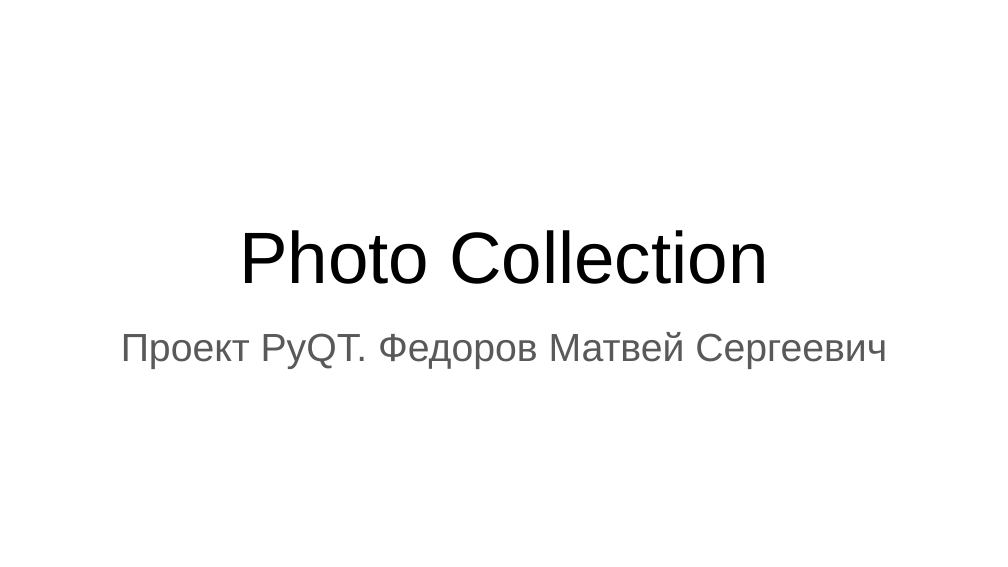
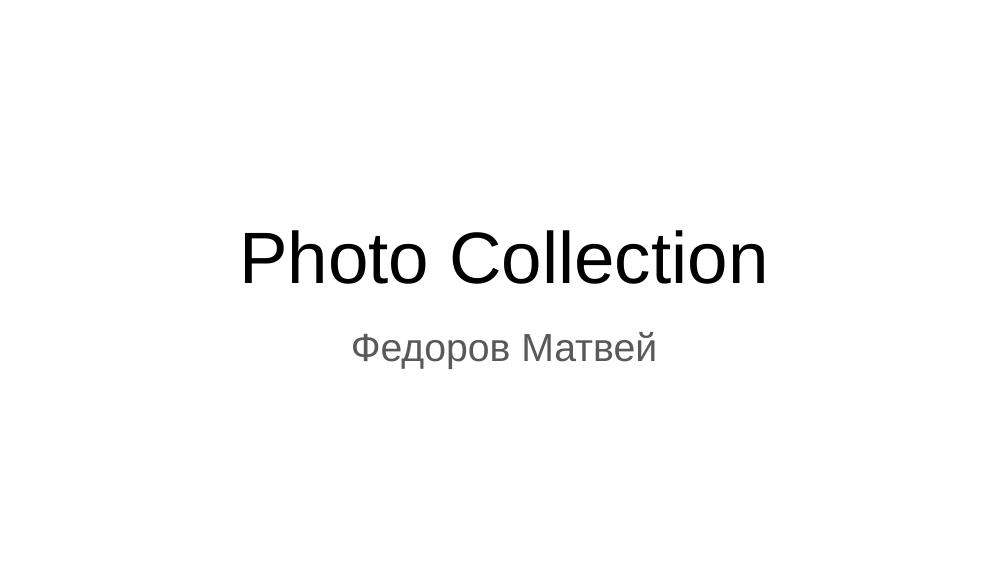
Before and after one commit to Mooro869/PhotoCollection, a slide deck: slide 1 of Презентация Photo Collection.pptx. Drawn at 1008x567 pixels with LibreOffice and Linux fonts; fonts in the diff are those of the drawing. Boxes give left, top, right and bottom in pixels: in the first picture for what was removed or moved away, otherwise in the second. Text is boxed around its words. In the diff, an @@ line names an element or a change of style, - is before the commit and + after.

Commit message:
Изменение интерфейса дополнительных окон Переделана Презентация Photo Collection.pptx

```diff
--- a/Презентация Photo Collection.pptx
+++ b/Презентация Photo Collection.pptx
@@ subtitle at (351, 332, 657, 369): text changed @@
-Проект PyQT. Федоров Матвей Сергеевич
+Федоров Матвей
```
Also in this commit, not shown: 2 other slides changed, 10 other files.
